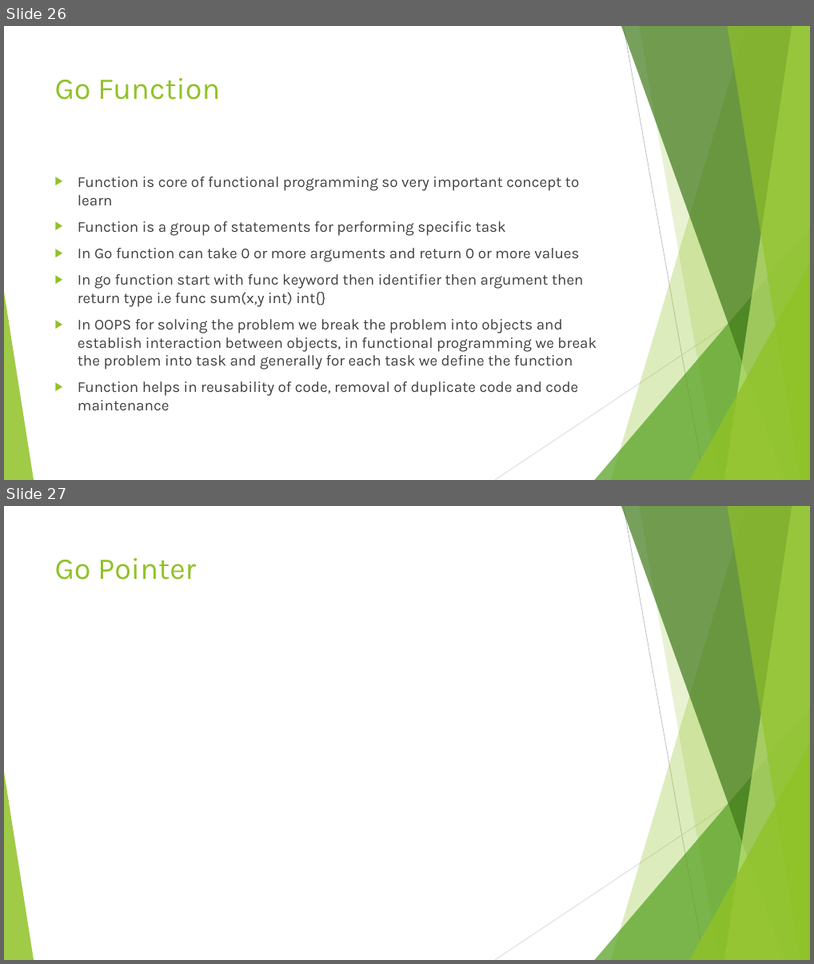
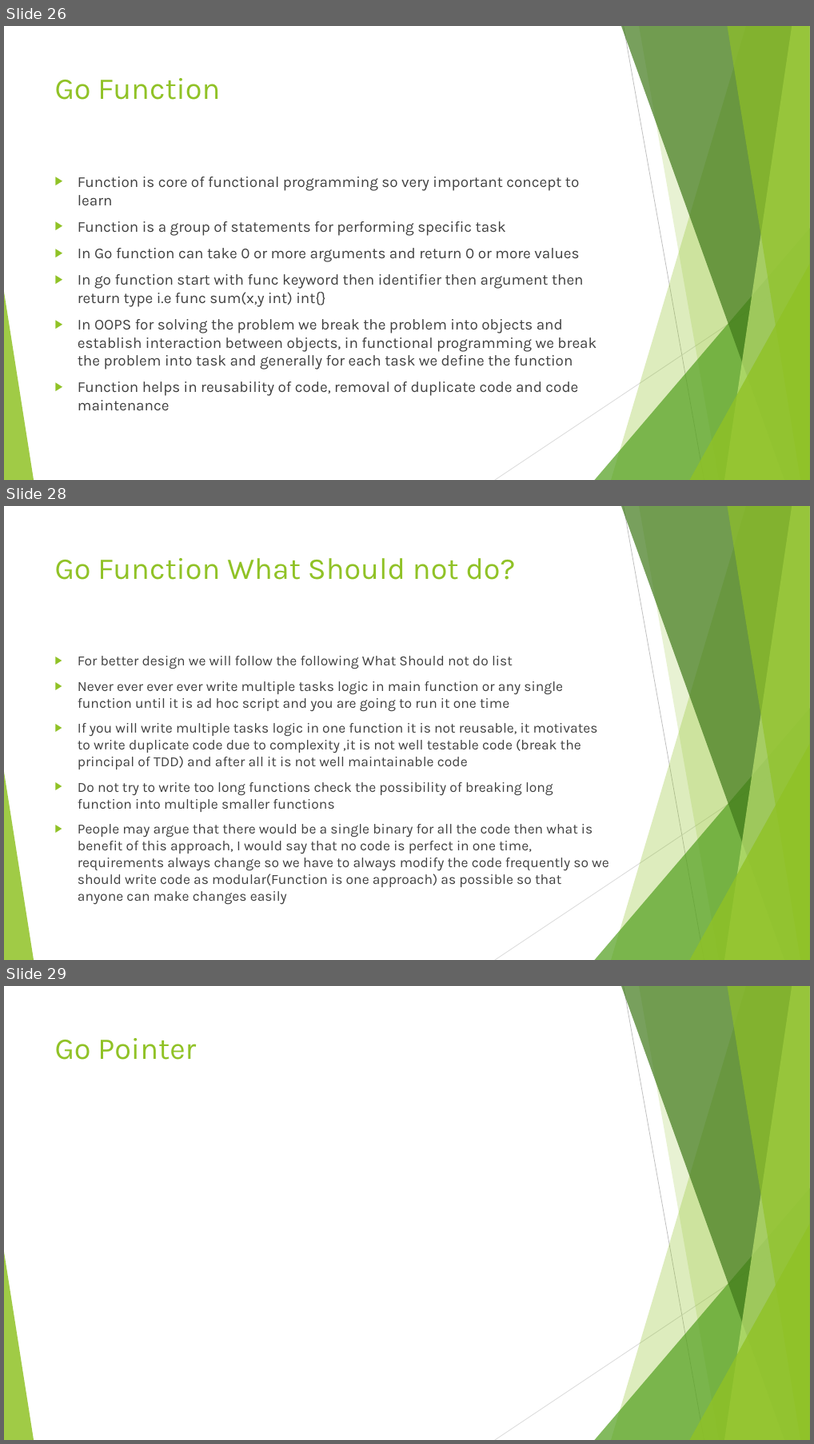
Before and after one commit to vivekdubeydeveloper/goquickstart, a slide deck: goquickstart.pptx. Shown one above the other, each under a label of ours: slides 26 and 27 before the commit, slides 26, 28 and 29 after it; the slides between them are not shown. The pictures are 814x964 and 814x1444 pixels, drawn with LibreOffice and Linux fonts; fonts in the diff are those of the drawing. Boxes give left, top, right and bottom in pixels: in the first picture for what was removed or moved away, otherwise in the second. Text is boxed around its words. In the diff, an @@ line names an element or a change of style, - is before the commit and + after.

```diff
--- a/goquickstart.pptx
+++ b/goquickstart.pptx
@@ slide 28 added at bbox=[4, 506, 810, 960], background #FFFFFF; not listed: 10 template elements that a slide beside it also shows @@
@@ title added at bbox=[55, 558, 516, 580], 36 pt, text #90C226 @@
+Go Function What Should not do?
@@ text added at bbox=[78, 656, 610, 904], 16.6 pt, text #404040 @@
+▶ For better design we will follow the following What Should not do list
+▶ Never ever ever ever write multiple tasks logic in main function or any single function until it is ad hoc script and you are going to run it one time
+▶ If you will write multiple tasks logic in one function it is not reusable, it motivates to write duplicate code due to complexity ,it is not well testable code (break the principal of TDD) and after all it is not well maintainable code
+▶ Do not try to write too long functions check the possibility of breaking long function into multiple smaller functions
+▶ People may argue that there would be a single binary for all the code then what is benefit of this approach, I would say that no code is perfect in one time, requirements always change so we have to always modify the code frequently so we should write code as modular(Function is one approach) as possible so that anyone can make changes easily
@@ what was slide 27 is now slide 29 @@
```
Also in this commit, not shown: 1 other slide added, 1 other file.
